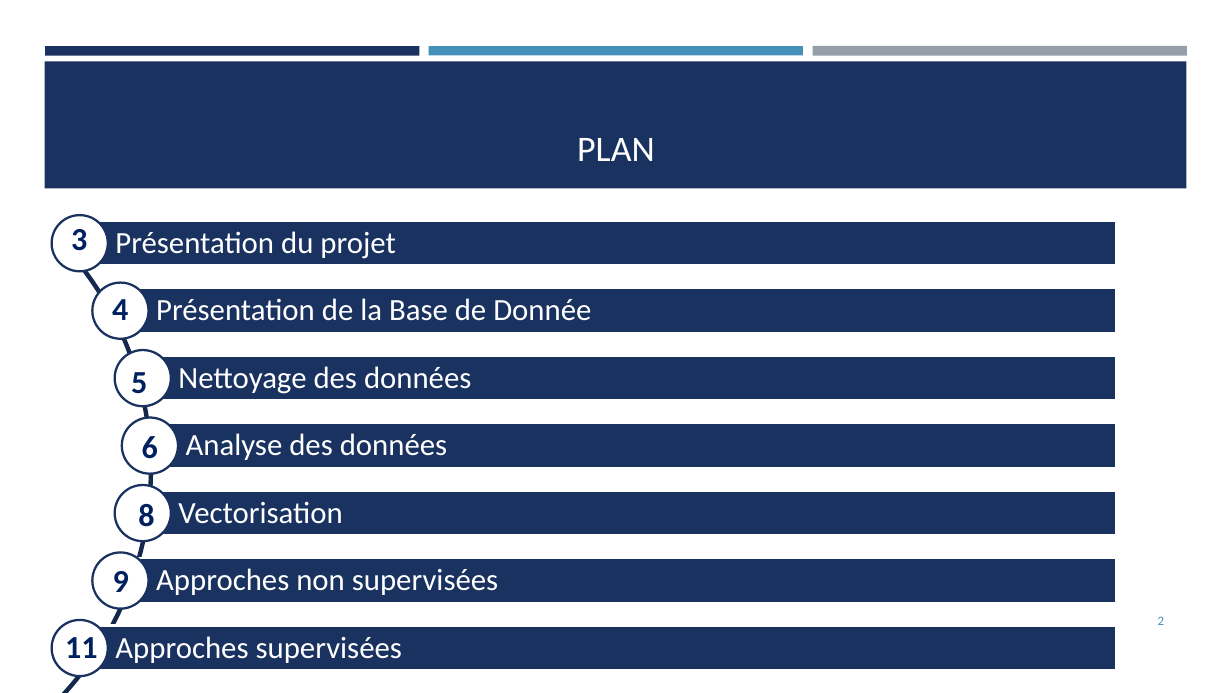
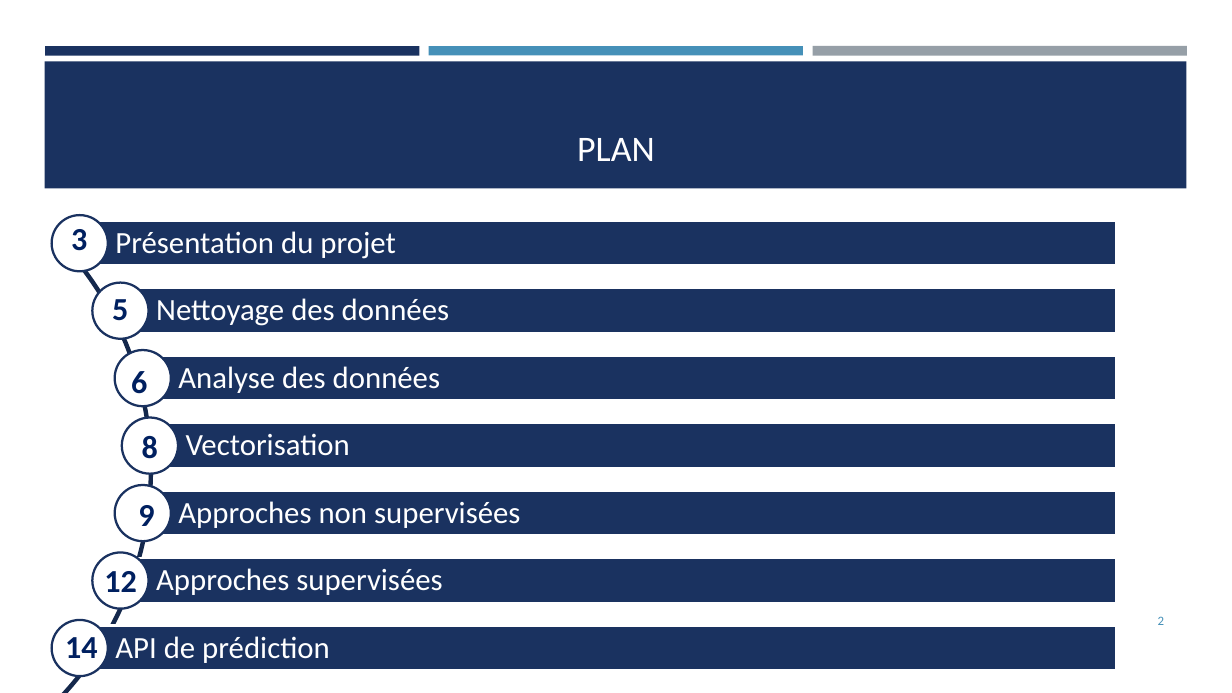
Before and after one commit to Belal237/Categoriser_automatiquement_des_questions_Stackoverflow, a slide deck: slide 2 of P5_5_Presentation.pptx. Drawn at 1232x693 pixels with LibreOffice and Linux fonts; fonts in the diff are those of the drawing. Boxes give left, top, right and bottom in pixels: in the first picture for what was removed or moved away, otherwise in the second. Text is boxed around its words. In the diff, an @@ line names an element or a change of style, - is before the commit and + after.

Commit message:
Presentation

```diff
--- a/P5_5_Presentation.pptx
+++ b/P5_5_Presentation.pptx
@@ text at bbox=[112, 299, 128, 321]: text changed @@
-4
+5
@@ text "Nettoyage des données": place and size @@
-text "Nettoyage des données" at bbox=[178, 366, 471, 394]
+text "Nettoyage des données" at bbox=[156, 298, 449, 326]
@@ text removed at bbox=[156, 298, 591, 321] @@
-Présentation de la Base de Donnée
@@ text "6": place and size @@
-text "6" at bbox=[142, 436, 158, 459]
+text "6" at bbox=[131, 371, 147, 394]
@@ text "Analyse des données": place and size @@
-text "Analyse des données" at bbox=[186, 433, 447, 460]
+text "Analyse des données" at bbox=[178, 366, 440, 393]
@@ text removed at bbox=[131, 372, 147, 394] @@
-5
@@ text "8": place and size @@
-text "8" at bbox=[138, 504, 154, 527]
+text "8" at bbox=[142, 436, 158, 459]
@@ text "Vectorisation": place and size @@
-text "Vectorisation" at bbox=[178, 501, 342, 524]
+text "Vectorisation" at bbox=[186, 433, 350, 456]
@@ text "9": place and size @@
-text "9" at bbox=[113, 571, 129, 592]
+text "9" at bbox=[138, 505, 154, 526]
@@ text "Approches non supervisées": place and size @@
-text "Approches non supervisées" at bbox=[156, 568, 498, 595]
+text "Approches non supervisées" at bbox=[178, 501, 520, 528]
@@ text "Approches supervisées": place and size @@
-text "Approches supervisées" at bbox=[115, 636, 402, 663]
+text "Approches supervisées" at bbox=[156, 568, 442, 595]
@@ text added at bbox=[104, 571, 136, 592], 25 pt, text #002060, bold @@
+12
@@ text at bbox=[65, 637, 97, 658]: text changed @@
-11
+14
@@ text added at bbox=[115, 636, 330, 663], 24 pt, text #FFFFFF @@
+API de prédiction
```
Also in this commit, not shown: 1 other slide changed, 2 slides added.
